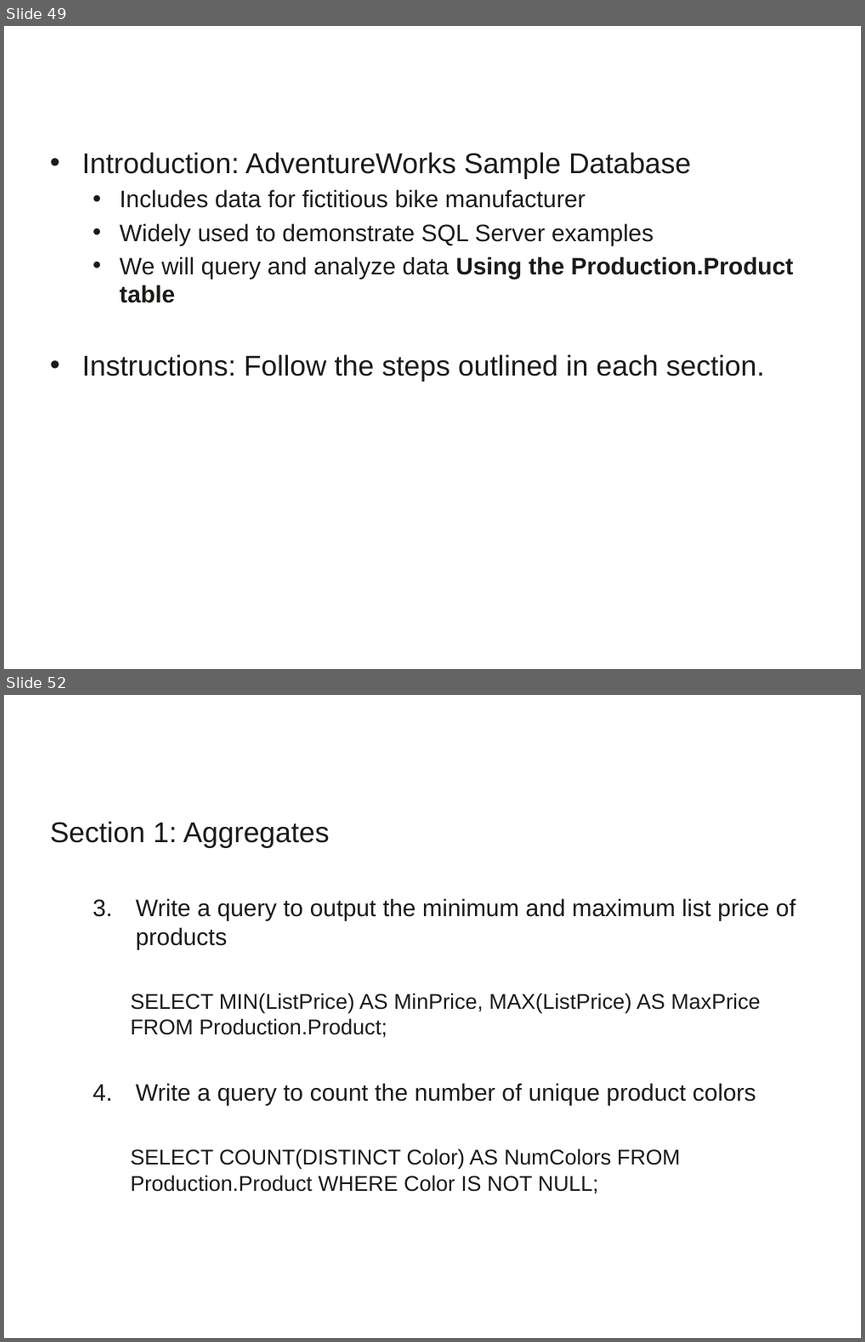
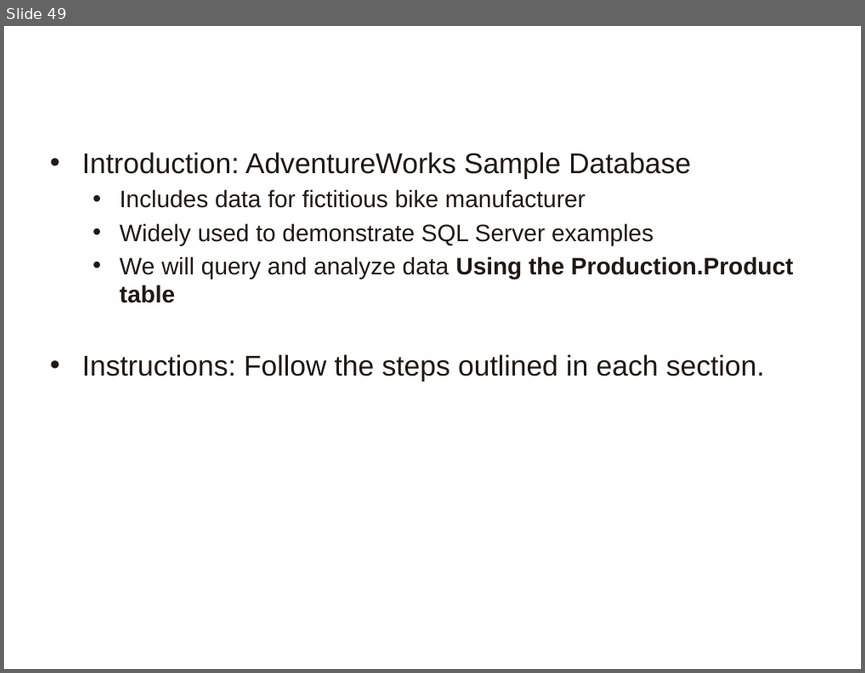
Before and after one commit to a099954/ABC-Program, a slide deck: SQL/06-joins - Final.pptx. Shown one above the other, each under a label of ours: slides 49 and 52 before the commit, slide 49 after it; the slides between them are not shown. The pictures are 865x1342 and 865x673 pixels, drawn with LibreOffice and Linux fonts; fonts in the diff are those of the drawing; background and template pictures are left out. Boxes give left, top, right and bottom in pixels: in the first picture for what was removed or moved away, otherwise in the second. Text is boxed around its words. In the diff, an @@ line names an element or a change of style, - is before the commit and + after.

```diff
--- a/SQL/06-joins - Final.pptx
+++ b/SQL/06-joins - Final.pptx
@@ slide 52 removed at [4,695,861,1338], background #FFFFFF @@
@@ title removed at [41,706,813,746] @@
-Exercise
@@ text removed at [50,821,795,1194] @@
-Section 1: Aggregates
-  3. Write a query to output the minimum and maximum list price of products
-    SELECT MIN(ListPrice) AS MinPrice, MAX(ListPrice) AS MaxPrice FROM Production.Product;
-  4. Write a query to count the number of unique product colors
-    SELECT COUNT(DISTINCT Color) AS NumColors FROM Production.Product WHERE Color IS NOT NULL;
```
Also in this commit, not shown: 3 slides changed, 7 slides added, 2 other slides removed.
